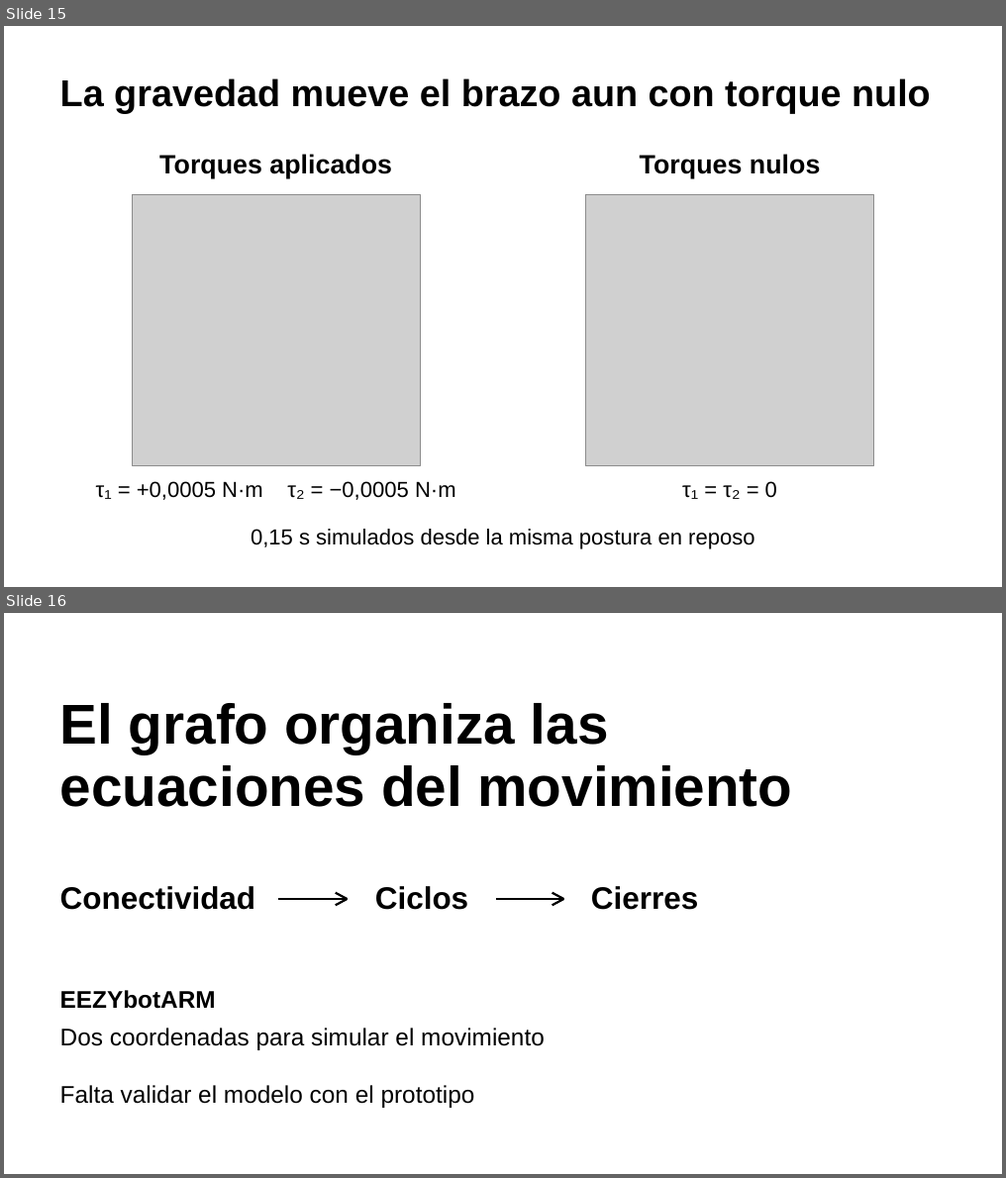
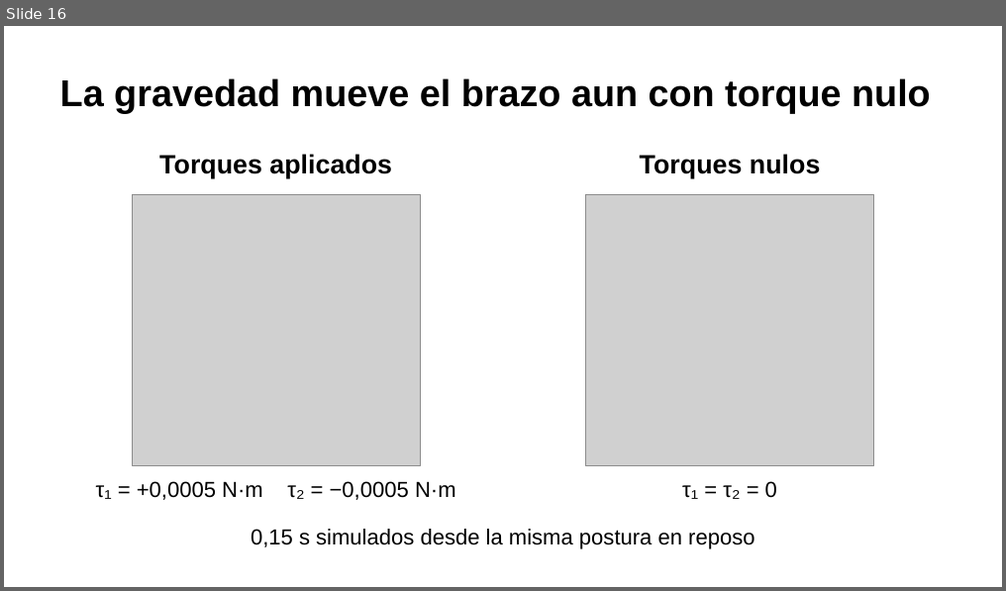
Before and after one commit to LuigiToby/grafos-mecanicos, a slide deck: presentacion/Grafos_Mecanicos.pptx. Shown one above the other, each under a label of ours: slides 15 and 16 before the commit, slide 16 after it. The pictures are 1006x1178 and 1006x591 pixels, drawn with LibreOffice and Linux fonts; fonts in the diff are those of the drawing; grey boxes stand for pictures. Boxes give left, top, right and bottom in pixels: in the first picture for what was removed or moved away, otherwise in the second. Text is boxed around its words. In the diff, an @@ line names an element or a change of style, - is before the commit and + after.

Commit message:
Mejora el cierre, las notas y los dibujos del taller

```diff
--- a/presentacion/Grafos_Mecanicos.pptx
+++ b/presentacion/Grafos_Mecanicos.pptx
@@ slide 16 removed at (4, 613, 1002, 1174), background #FFFFFF @@
@@ text removed at (60, 703, 609, 754) @@
-El grafo organiza las
@@ text removed at (60, 765, 793, 807) @@
-ecuaciones del movimiento
@@ text removed at (60, 886, 256, 910) @@
-Conectividad
@@ freeform shape removed at (279, 899, 348, 900) @@
@@ freeform shape removed at (336, 893, 348, 899) @@
@@ freeform shape removed at (336, 899, 348, 905) @@
@@ text removed at (375, 886, 468, 910) @@
-Ciclos
@@ freeform shape removed at (496, 899, 564, 900) @@
@@ freeform shape removed at (552, 893, 564, 899) @@
@@ freeform shape removed at (552, 899, 564, 905) @@
@@ text removed at (591, 886, 698, 910) @@
-Cierres
@@ text removed at (60, 990, 216, 1009) @@
-EEZYbotARM
@@ text removed at (60, 1028, 545, 1051) @@
-Dos coordenadas para simular el movimiento
@@ text removed at (60, 1085, 475, 1108) @@
-Falta validar el modelo con el prototipo
@@ what was slide 15 is now slide 16 @@
```
Also in this commit, not shown: 4 slides added, 1 other slide removed, 1 other file.
